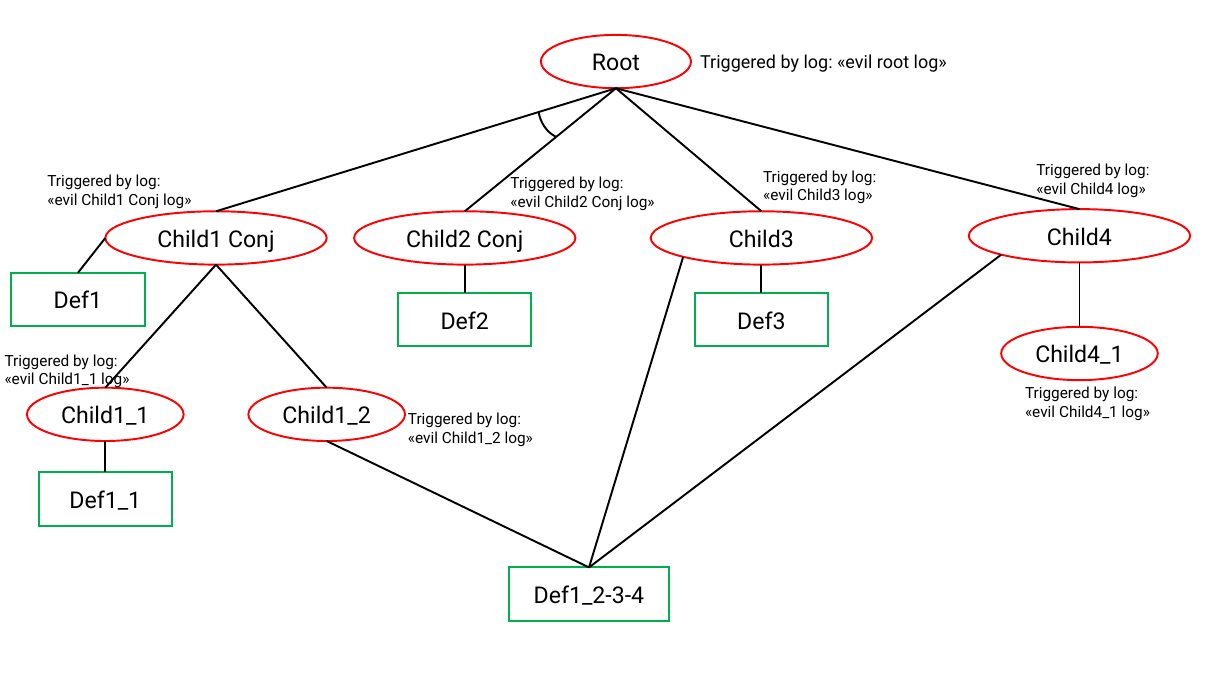
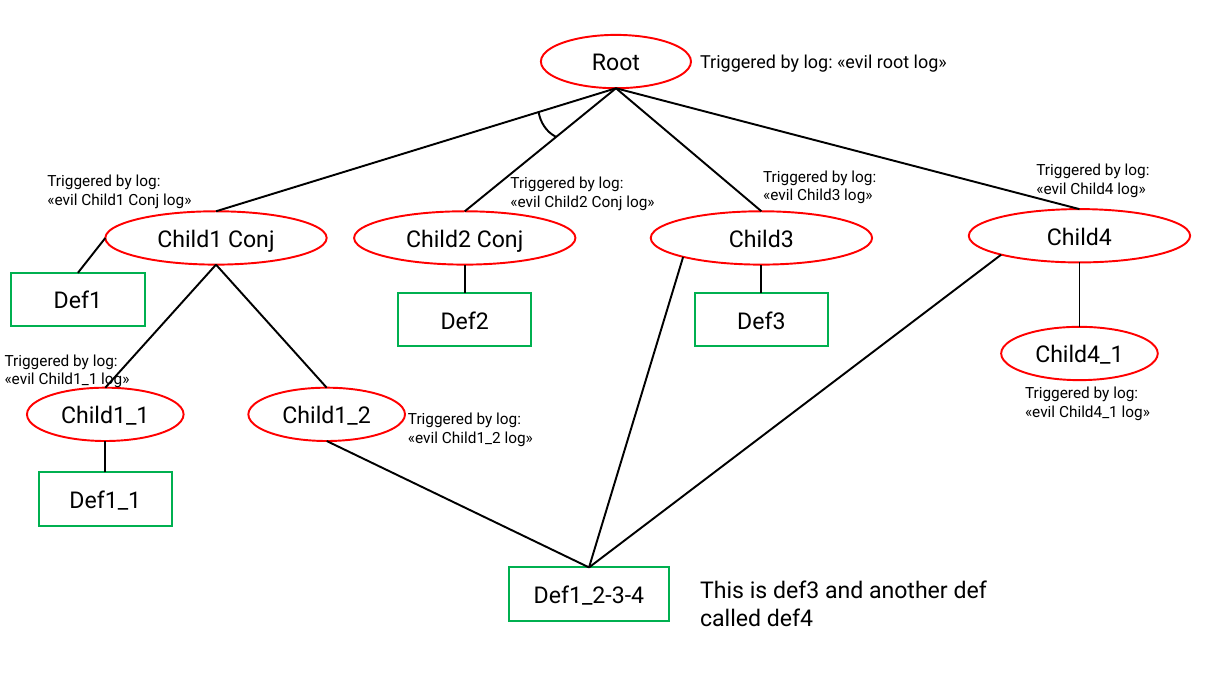
Before and after one commit to ZeroRickMore/TreeAlchemist, a slide deck: slide 1 of Wazuh-Attack-Defense-Tree-Converter/Code/Wazuh-ADT-Converter/Input-Files/test-tree/tree.pptx. Drawn at 1232x693 pixels with LibreOffice and Linux fonts; fonts in the diff are those of the drawing. Boxes give left, top, right and bottom in pixels: in the first picture for what was removed or moved away, otherwise in the second. Text is boxed around its words. In the diff, an @@ line names an element or a change of style, - is before the commit and + after.

```diff
--- a/Wazuh-Attack-Defense-Tree-Converter/Code/Wazuh-ADT-Converter/Input-Files/test-tree/tree.pptx
+++ b/Wazuh-Attack-Defense-Tree-Converter/Code/Wazuh-ADT-Converter/Input-Files/test-tree/tree.pptx
@@ text added at <box>700,580,987,627</box>, 18 pt, text #000000 @@
+This is def3 and another def called def4
```
